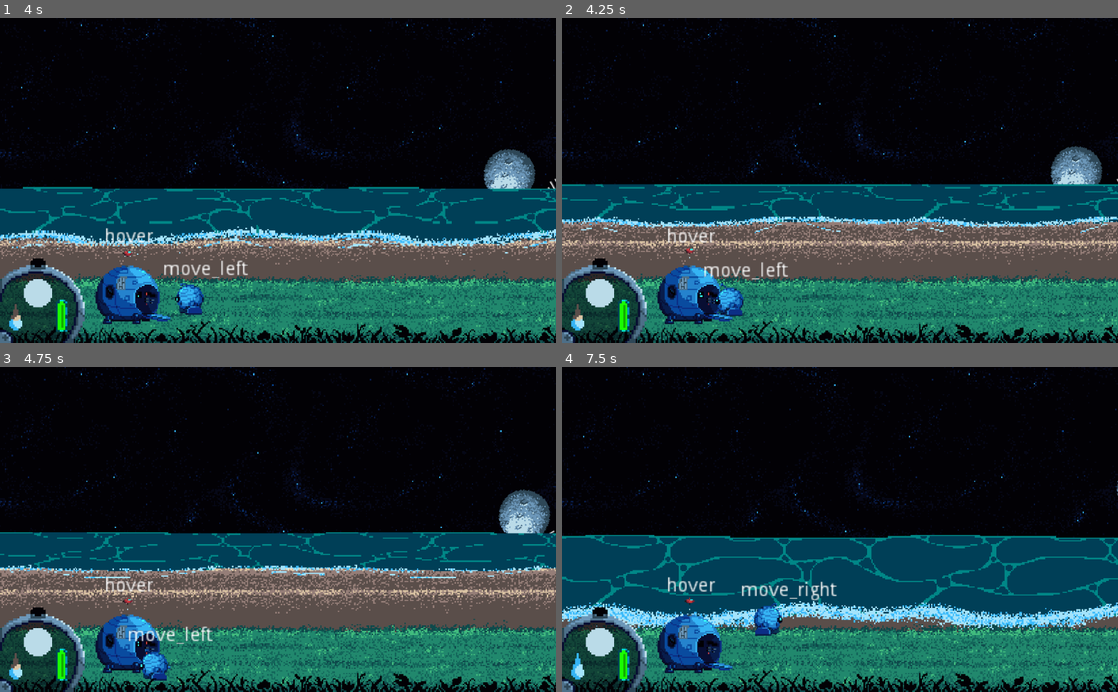
Above: before the commit, frames 1-4 (two rows, left to right).
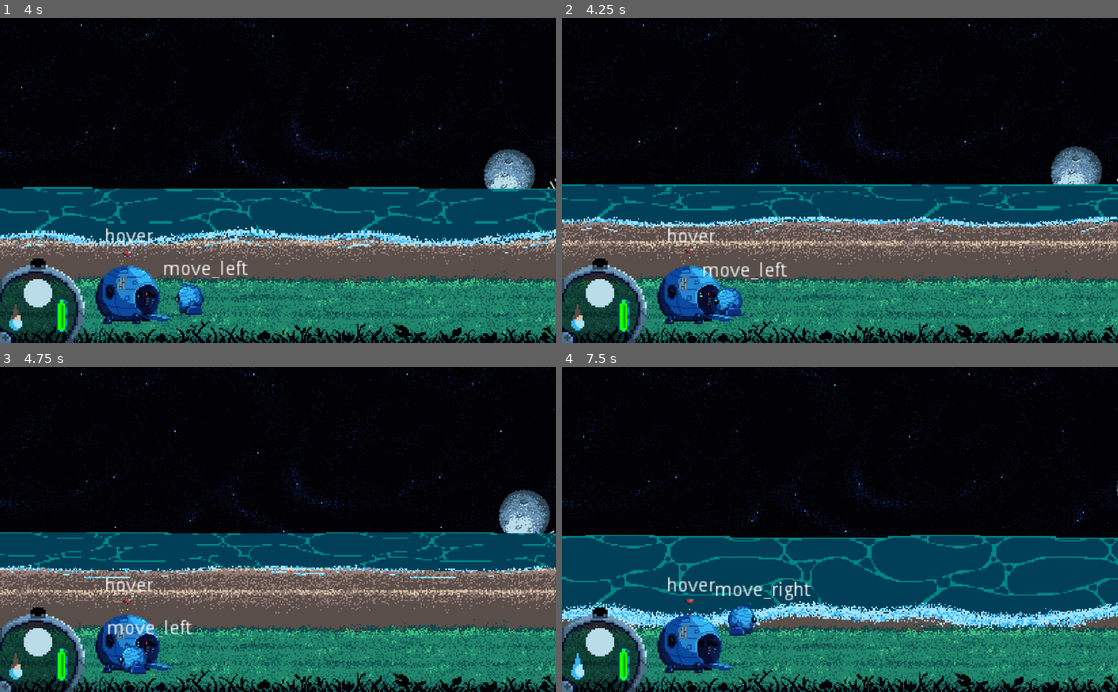
Above: after the commit, the same moments.

Repository: GeekzGamingz/Myunjoule
Game: Godot game, scene res://source/Levels/Level_Beach.tscn
The game is run twice, just before and just after one commit, with the same random seed, the same clock (stepped at 60 frames per second) and the same inputs. The engine's default icon, where the game draws it, is replaced by a stand-in: a white triangle on a blue panel in a dark square.
Inputs:
- Up to frame 1 (4 s): hold D (move_right) 0.53-1.28 s; hold E (activate) 0.53-1.28 s; hold S (move_backward) 1.28-2.03 s; tap Tab (expo_tab) at 1.35 s; hold D (move_right) 2.03-2.78 s; tap 1 (select_choice_1) at 2.1 s; hold W (move_forward) 2.78-3.53 s; tap 2 (select_choice_2) at 2.85 s; hold A (move_left) from 3.53 s (still down); hold E (activate) from 3.53 s (still down)
- Up to frame 2 (4.25 s): keep holding A (move_left); keep holding E (activate)
- Up to frame 3 (4.75 s): keep holding A (move_left); release E (activate) at 4.28 s; tap Tab (expo_tab) at 4.35 s
- Up to frame 4 (7.5 s): release A (move_left) at 5.03 s; hold S (move_backward) 5.03-5.78 s; tap 1 (select_choice_1) at 5.1 s; hold D (move_right) 5.78-6.53 s; tap 2 (select_choice_2) at 5.85 s; hold W (move_forward) 6.53-7.28 s; hold E (activate) 6.53-7.28 s; hold D (move_right) from 7.28 s (still down); tap Tab (expo_tab) at 7.35 s

Frame 1 is identical in both runs. In frame 2, 0.4% of the frame differs, in the area x 25-41%, y 75-92%; in frame 3, 1.1%; in frame 4, 1.3%, in the area x 27-50%, y 66-83%.

Commit message:
Droppod Collision Alteration

Diff:
--- a/source/Objects/DropPod/DropPod.tscn
+++ b/source/Objects/DropPod/DropPod.tscn
@@ -7,8 +7,8 @@
 [ext_resource path="res://assets/Objects/DropPod/drop-pod_phase4.png" type="Texture" id=5]
 [ext_resource path="res://source/Actors/Drone/ExpoPOI.tscn" type="PackedScene" id=6]
 
-[sub_resource type="CircleShape2D" id=1]
-radius = 24.0
+[sub_resource type="CapsuleShape2D" id=8]
+height = 26.0
 
 [sub_resource type="Animation" id=2]
 length = 0.001
@@ -164,8 +164,9 @@
 hframes = 6
 
 [node name="CollisionShape2D" type="CollisionShape2D" parent="."]
-position = Vector2( -4, 7 )
-shape = SubResource( 1 )
+position = Vector2( -4, 11 )
+rotation = 1.5708
+shape = SubResource( 8 )
 
 [node name="AnimationPlayer" type="AnimationPlayer" parent="."]
 anims/RESET = SubResource( 2 )
